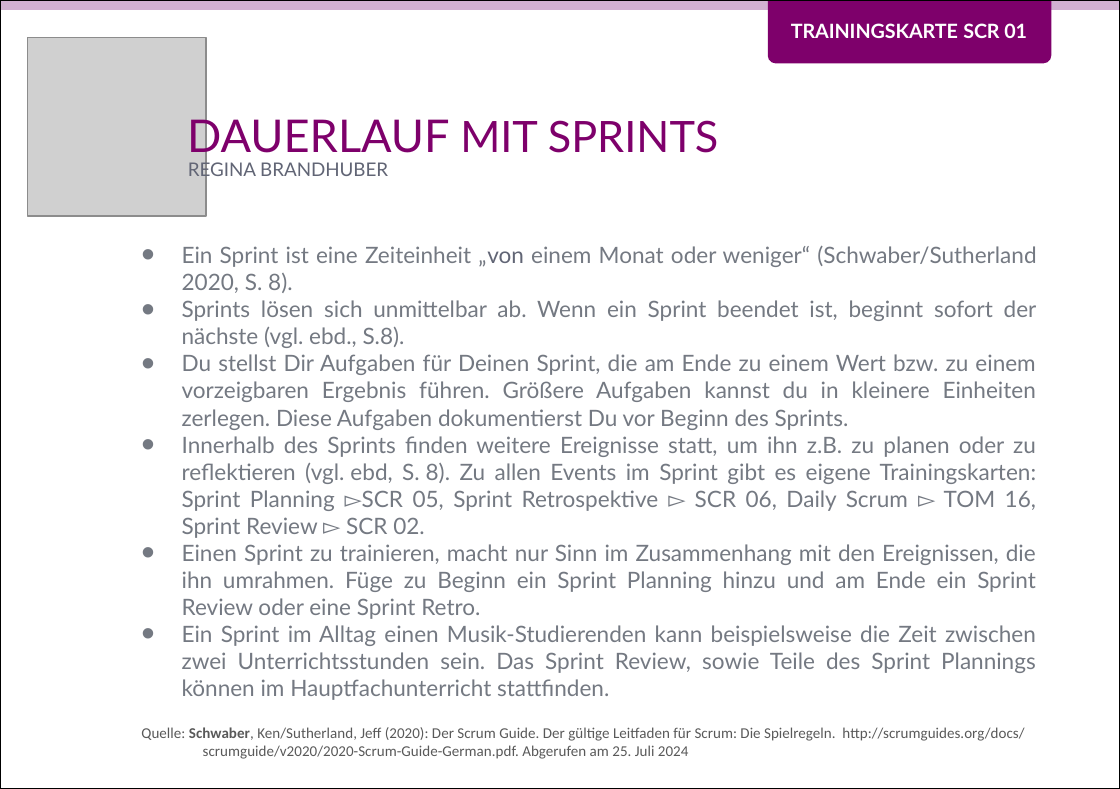
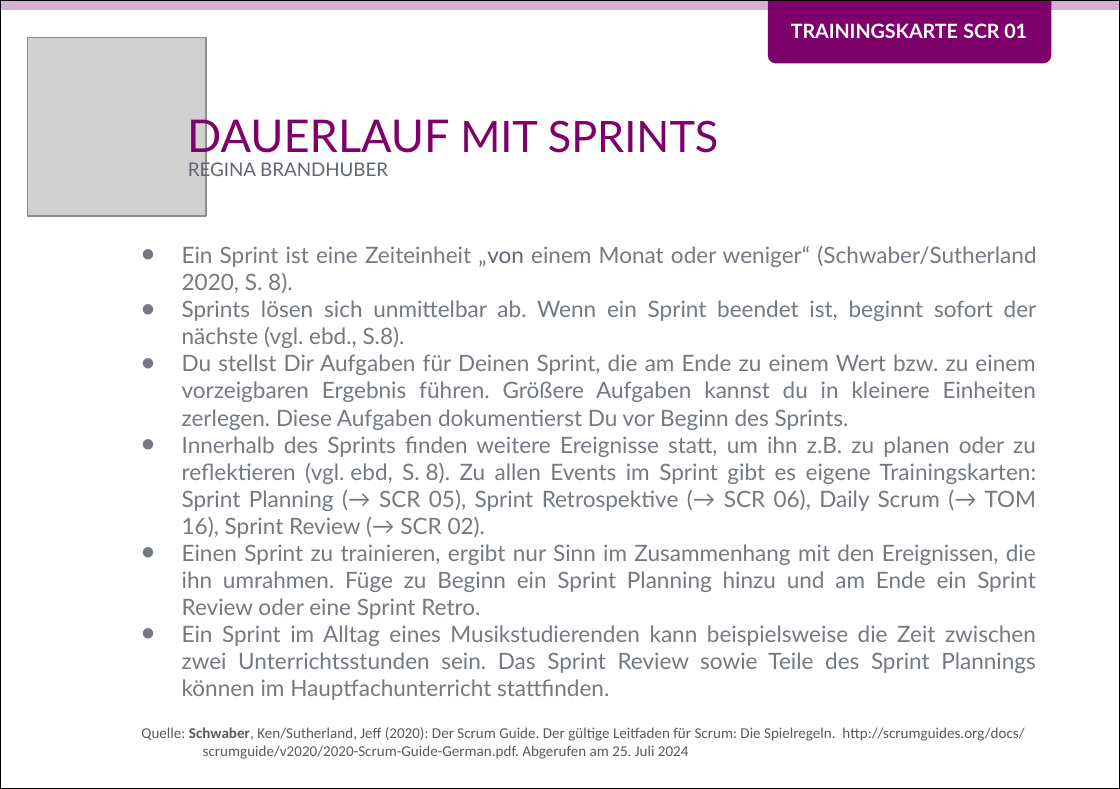
Before and after one commit to Teamtool/training-materials, a slide deck: slide 1 of training-cards/music moves/Scrum (SCR)/ger/apprentice/ger_SCR_01_Dauerlauf_mit_Sprints_MM_A.pptx. Drawn at 1120x789 pixels with LibreOffice and Linux fonts; fonts in the diff are those of the drawing; grey boxes stand for pictures. Boxes give left, top, right and bottom in pixels: in the first picture for what was removed or moved away, otherwise in the second. Text is boxed around its words. In the diff, an @@ line names an element or a change of style, - is before the commit and + after.

```diff
--- a/training-cards/music moves/Scrum (SCR)/ger/apprentice/ger_SCR_01_Dauerlauf_mit_Sprints_MM_A.pptx
+++ b/training-cards/music moves/Scrum (SCR)/ger/apprentice/ger_SCR_01_Dauerlauf_mit_Sprints_MM_A.pptx
@@ text in rectangle at (x1=182, y1=436, x2=1037, y2=700): text changed @@
-• Innerhalb des Sprints finden weitere Ereignisse statt, um ihn z.B. zu planen oder zu reflektieren (vgl. ebd, S. 8). Zu allen Events im Sprint gibt es eigene Trainingskarten: Sprint Planning ▻SCR 05, Sprint Retrospektive ▻ SCR 06, Daily Scrum ▻ TOM 16, Sprint Review ▻ SCR 02.
-• Einen Sprint zu trainieren, macht nur Sinn im Zusammenhang mit den Ereignissen, die ihn umrahmen. Füge zu Beginn ein Sprint Planning hinzu und am Ende ein Sprint Review oder eine Sprint Retro.
-• Ein Sprint im Alltag einen Musik-Studierenden kann beispielsweise die Zeit zwischen zwei Unterrichtsstunden sein. Das Sprint Review, sowie Teile des Sprint Plannings können im Hauptfachunterricht stattfinden.
+• Innerhalb des Sprints finden weitere Ereignisse statt, um ihn z.B. zu planen oder zu reflektieren (vgl. ebd, S. 8). Zu allen Events im Sprint gibt es eigene Trainingskarten: Sprint Planning (→ SCR 05), Sprint Retrospektive (→ SCR 06), Daily Scrum (→ TOM 16), Sprint Review (→ SCR 02).
+• Einen Sprint zu trainieren, ergibt nur Sinn im Zusammenhang mit den Ereignissen, die ihn umrahmen. Füge zu Beginn ein Sprint Planning hinzu und am Ende ein Sprint Review oder eine Sprint Retro.
+• Ein Sprint im Alltag eines Musikstudierenden kann beispielsweise die Zeit zwischen zwei Unterrichtsstunden sein. Das Sprint Review sowie Teile des Sprint Plannings können im Hauptfachunterricht stattfinden.
```
Also in this commit, not shown: 1 other slide changed, 1 other file.
